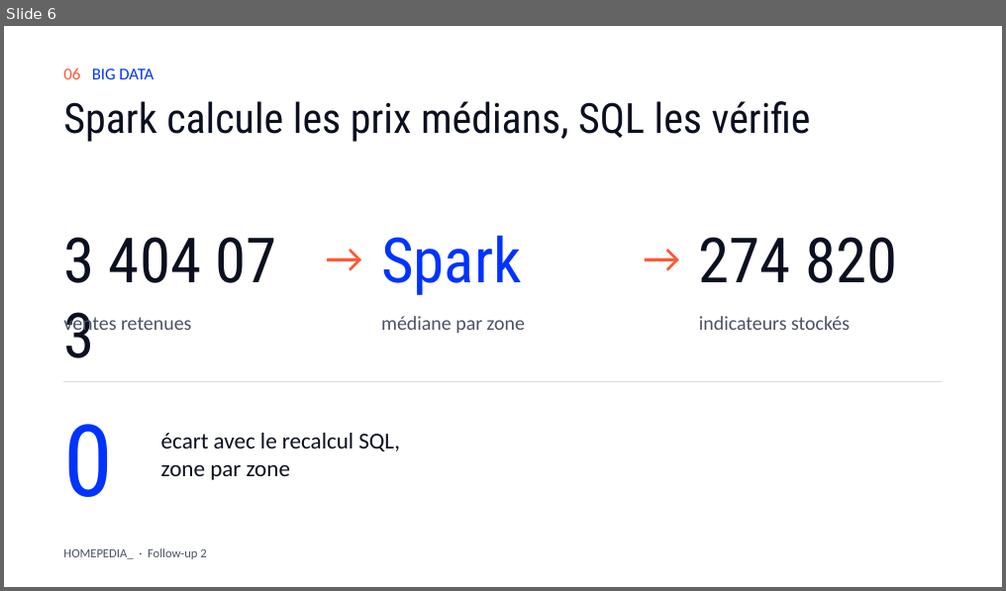
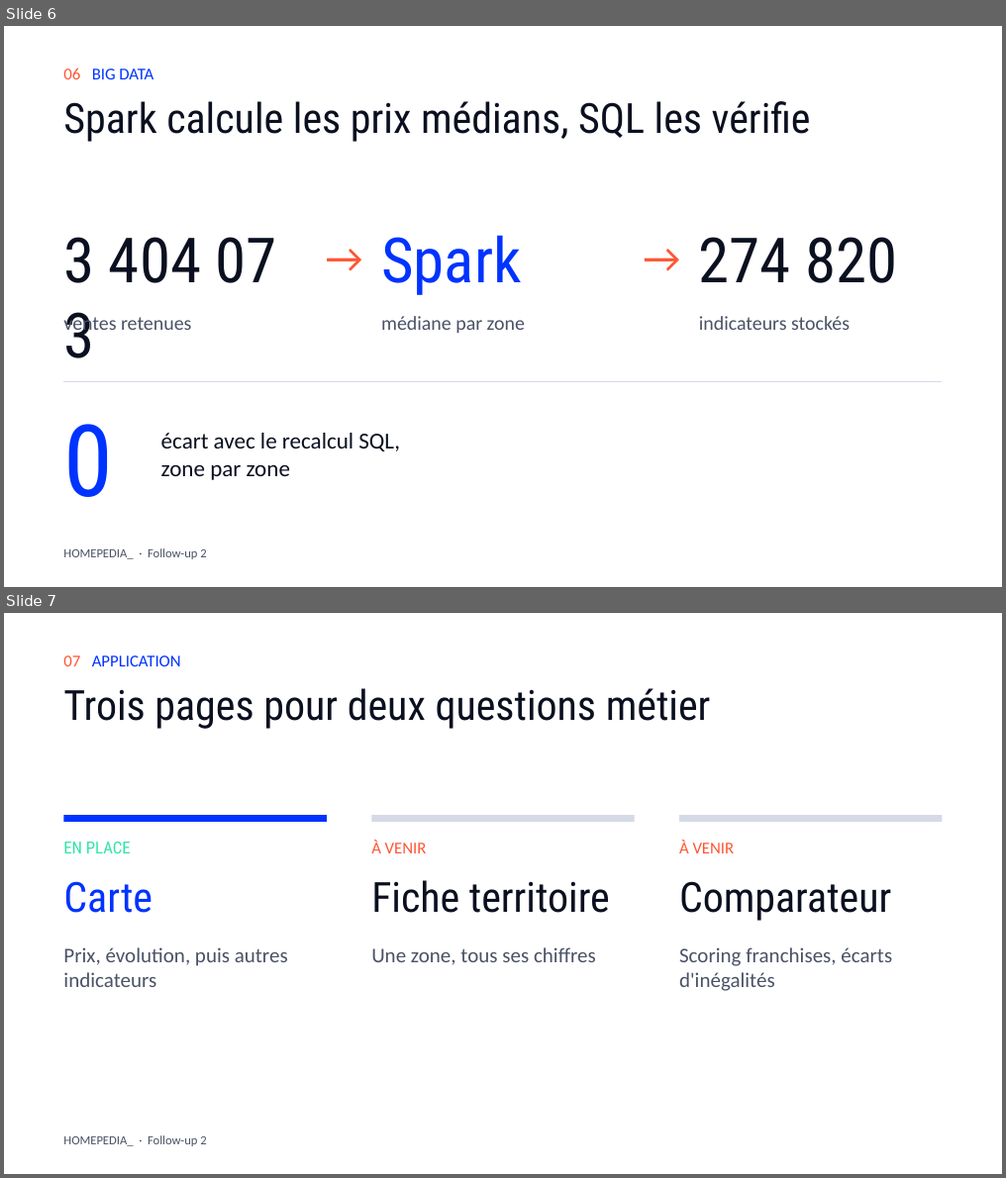
Before and after one commit to NicolasThao/T-DAT-901-Homepedia, a slide deck: docs/followup2/Homepedia_Follow-up_2.pptx. Shown one above the other, each under a label of ours: slide 6 before the commit, slides 6 and 7 after it. The pictures are 1006x591 and 1006x1178 pixels, drawn with LibreOffice and Linux fonts; fonts in the diff are those of the drawing. Boxes give left, top, right and bottom in pixels: in the first picture for what was removed or moved away, otherwise in the second. Text is boxed around its words. In the diff, an @@ line names an element or a change of style, - is before the commit and + after.

Commit message:
docs(followup2): slide Application et feuille de route reordonnee (cloud et pipelines d'abord)

```diff
--- a/docs/followup2/Homepedia_Follow-up_2.pptx
+++ b/docs/followup2/Homepedia_Follow-up_2.pptx
@@ slide 7 added at [4, 613, 1002, 1174], background #FFFFFF @@
@@ text added at [63, 656, 181, 666], 16 pt, text #0033FF @@
+07 APPLICATION
@@ text added at [63, 688, 711, 729], 40 pt, text #0B1020 @@
+Trois pages pour deux questions métier
@@ rectangle added at [63, 815, 327, 822], fill #0033FF @@
@@ rectangle added at [371, 815, 635, 822], fill #D5DAE6 @@
@@ rectangle added at [679, 815, 943, 822], fill #D5DAE6 @@
@@ text added at [63, 842, 131, 854], 16 pt, text #2EE6A6 @@
+EN PLACE
@@ text added at [371, 841, 427, 854], 16 pt, text #FF5533 @@
+À VENIR
@@ text added at [679, 841, 735, 854], 16 pt, text #FF5533 @@
+À VENIR
@@ text added at [63, 881, 152, 913], 40 pt, text #0033FF @@
+Carte
@@ text added at [371, 880, 610, 913], 40 pt, text #0B1020 @@
+Fiche territoire
@@ text added at [679, 881, 891, 921], 40 pt, text #0B1020 @@
+Comparateur
@@ text added at [63, 948, 288, 987], 20 pt, text #4A5266 @@
+Prix, évolution, puis autres indicateurs
@@ text added at [371, 948, 596, 965], 20 pt, text #4A5266 @@
+Une zone, tous ses chiffres
@@ text added at [679, 948, 892, 991], 20 pt, text #4A5266 @@
+Scoring franchises, écarts d'inégalités
@@ text added at [63, 1136, 206, 1147], 12 pt, text #4A5266 @@
+HOMEPEDIA_ · Follow-up 2
```
Also in this commit, not shown: 6 slides changed, 10 other files.
